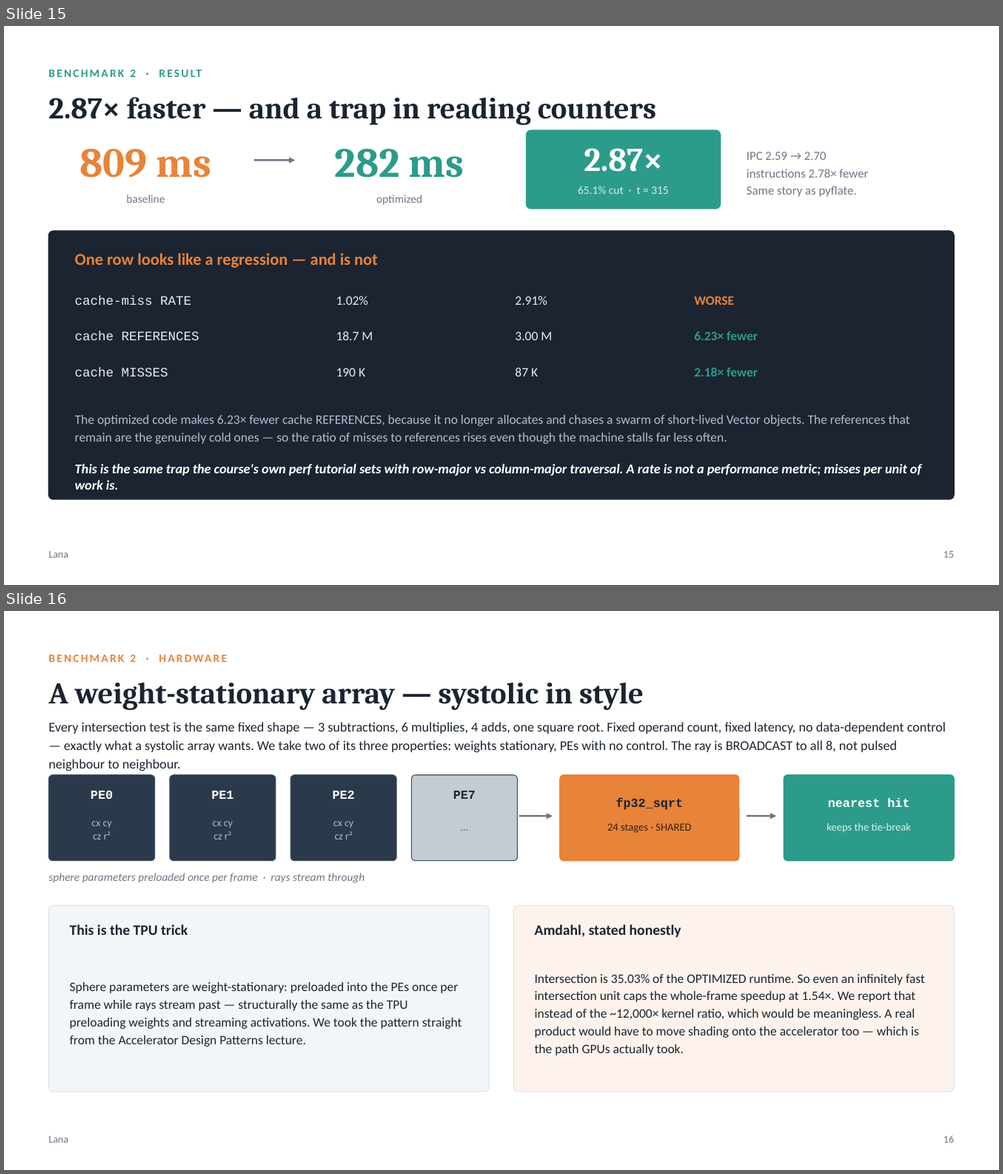
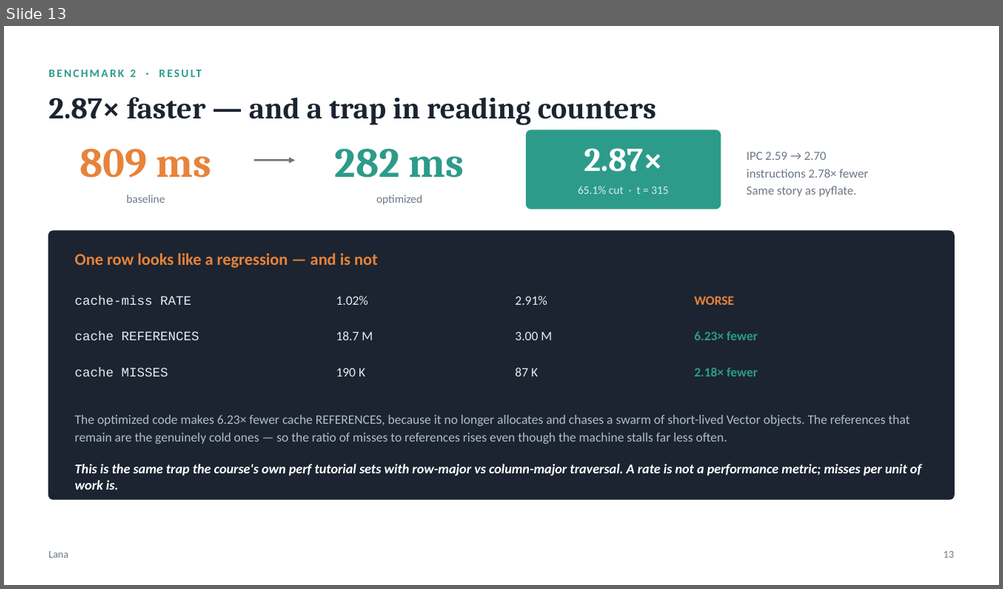
Before and after one commit to taha-tahaa/hwsw-codesign-project, a slide deck: presentation/HWSW_CoDesign_Final_Taha_Lana.pptx. Shown one above the other, each under a label of ours: slides 15 and 16 before the commit, slide 13 after it. The pictures are 1003x1174 and 1003x589 pixels, drawn with LibreOffice and Linux fonts; fonts in the diff are those of the drawing. Boxes give left, top, right and bottom in pixels: in the first picture for what was removed or moved away, otherwise in the second. Text is boxed around its words. In the diff, an @@ line names an element or a change of style, - is before the commit and + after.

```diff
--- a/presentation/HWSW_CoDesign_Final_Taha_Lana.pptx
+++ b/presentation/HWSW_CoDesign_Final_Taha_Lana.pptx
@@ slide 16 removed at bbox=[4, 611, 999, 1170], background #FFFFFF @@
@@ text removed at bbox=[130, 655, 136, 662] @@
-BENCHMARK 2 · HARDWARE
@@ text removed at bbox=[48, 682, 643, 710] @@
-A weight-stationary array — systolic in style
@@ text removed at bbox=[48, 722, 945, 771] @@
-Every intersection test is the same fixed shape — 3 subtractions, 6 multiplies, 4 adds, one square root. Fixed operand count, fixed latency, no data-dependent control — exactly what a systolic array wants. We take two of its three properties: weights stationary, PEs with no control. The ray is BROADCAST to all 8, not pulsed neighbour to neighbour.
@@ rounded rectangle removed at bbox=[48, 775, 155, 861] @@
@@ rounded rectangle removed at bbox=[170, 775, 276, 861] @@
@@ rounded rectangle removed at bbox=[290, 775, 396, 861] @@
@@ rounded rectangle removed at bbox=[412, 775, 518, 861] @@
@@ rounded rectangle removed at bbox=[560, 775, 739, 861] @@
@@ rounded rectangle removed at bbox=[784, 775, 954, 861] @@
@@ text removed at bbox=[91, 791, 113, 799] @@
-PE0
@@ text removed at bbox=[211, 791, 233, 799] @@
-PE1
@@ text removed at bbox=[333, 790, 355, 799] @@
-PE2
@@ text removed at bbox=[412, 806, 518, 851] @@
-···
@@ text removed at bbox=[453, 791, 475, 799] @@
-PE7
@@ text removed at bbox=[616, 798, 683, 810] @@
-fp32_sqrt
@@ text removed at bbox=[828, 798, 909, 807] @@
-nearest hit
@@ text removed at bbox=[91, 821, 112, 840] @@
-cx cy
-cz r²
@@ text removed at bbox=[213, 821, 233, 840] @@
-cx cy
-cz r²
@@ text removed at bbox=[333, 821, 353, 840] @@
-cx cy
-cz r²
@@ arrow removed from (519, 816) to (552, 816) @@
@@ text removed at bbox=[607, 823, 691, 833] @@
-24 stages · SHARED
@@ arrow removed from (746, 816) to (777, 816) @@
@@ text removed at bbox=[826, 823, 910, 833] @@
-keeps the tie-break
@@ text removed at bbox=[48, 873, 364, 883] @@
-sphere parameters preloaded once per frame · rays stream through
@@ rounded rectangle removed at bbox=[48, 906, 489, 1092] @@
@@ rounded rectangle removed at bbox=[514, 906, 954, 1092] @@
@@ text removed at bbox=[70, 925, 188, 935] @@
-This is the TPU trick
@@ text removed at bbox=[535, 925, 681, 937] @@
-Amdahl, stated honestly
@@ text removed at bbox=[70, 982, 462, 1047] @@
-Sphere parameters are weight-stationary: preloaded into the PEs once per frame while rays stream past — structurally the same as the TPU preloading weights and streaming activations. We took the pattern straight from the Accelerator Design Patterns lecture.
@@ text removed at bbox=[535, 974, 925, 1056] @@
-Intersection is 35.03% of the OPTIMIZED runtime. So even an infinitely fast intersection unit caps the whole-frame speedup at 1.54×. We report that instead of the ~12,000× kernel ratio, which would be meaningless. A real product would have to move shading onto the accelerator too — which is the path GPUs actually took.
@@ text removed at bbox=[48, 1136, 68, 1143] @@
-Lana
@@ text removed at bbox=[943, 1136, 953, 1143] @@
-16
@@ what was slide 15 is now slide 13 @@
@@ slide 13 changed as well @@
@@ text at bbox=[943, 551, 953, 558]: text changed @@
-15
+13
```
Also in this commit, not shown: 20 other slides changed, 2 slides added, 3 other slides removed, 2 other files.
